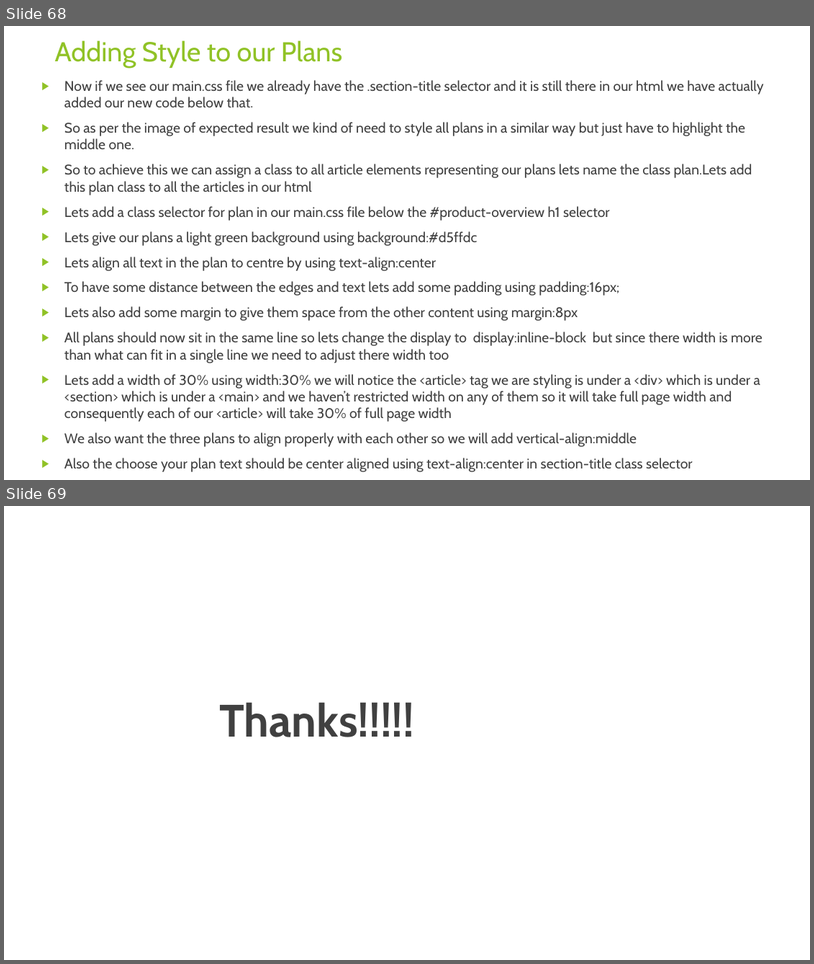
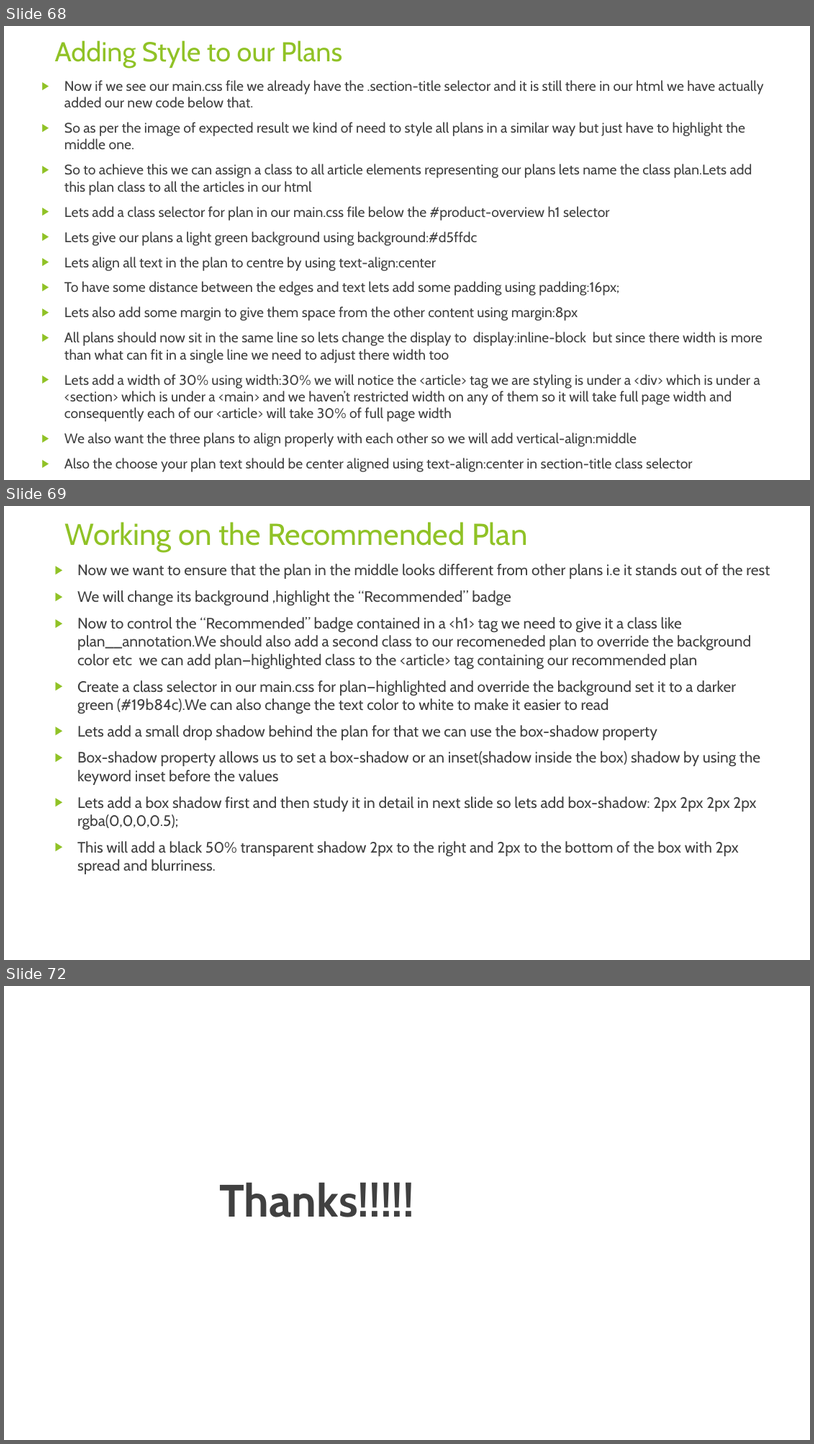
Before and after one commit to rudhrainfogain/CSS, a slide deck: PPT/Css-v5.pptx. Shown one above the other, each under a label of ours: slides 68 and 69 before the commit, slides 68, 69 and 72 after it; the slides between them are not shown. The pictures are 814x964 and 814x1444 pixels, drawn with LibreOffice and Linux fonts; fonts in the diff are those of the drawing. Boxes give left, top, right and bottom in pixels: in the first picture for what was removed or moved away, otherwise in the second. Text is boxed around its words. In the diff, an @@ line names an element or a change of style, - is before the commit and + after.

Commit message:
RecomendedPlan

```diff
--- a/PPT/Css-v5.pptx
+++ b/PPT/Css-v5.pptx
@@ slide 69 added at (4, 506, 810, 960), background #FFFFFF @@
@@ title added at (65, 522, 527, 552), 36 pt, text #90C226 @@
+Working on the Recommended Plan
@@ text added at (77, 564, 770, 874), 18 pt, text #404040 @@
+▶ Now we want to ensure that the plan in the middle looks different from other plans i.e it stands out of the rest
+▶ We will change its background ,highlight the “Recommended” badge
+▶ Now to control the “Recommended” badge contained in a <h1> tag we need to give it a class like plan__annotation.We should also add a second class to our recomeneded plan to override the background color etc we can add plan—highlighted class to the <article> tag containing our recommended plan
+▶ Create a class selector in our main.css for plan—highlighted and override the background set it to a darker green (#19b84c).We can also change the text color to white to make it easier to read
+▶ Lets add a small drop shadow behind the plan for that we can use the box-shadow property
+▶ Box-shadow property allows us to set a box-shadow or an inset(shadow inside the box) shadow by using the keyword inset before the values
+▶ Lets add a box shadow first and then study it in detail in next slide so lets add box-shadow: 2px 2px 2px 2px rgba(0,0,0,0.5);
+▶ This will add a black 50% transparent shadow 2px to the right and 2px to the bottom of the box with 2px spread and blurriness.
@@ what was slide 69 is now slide 72 @@
```
Also in this commit, not shown: 2 other slides added, 2 other files.
